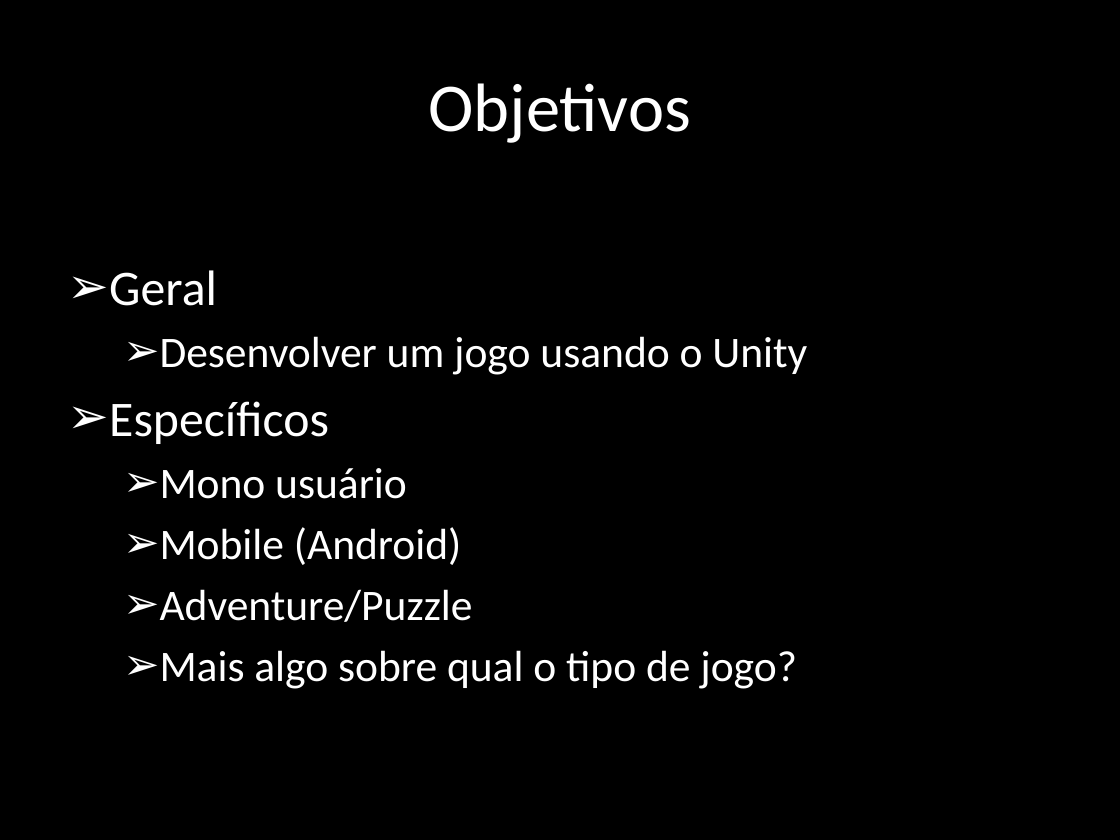
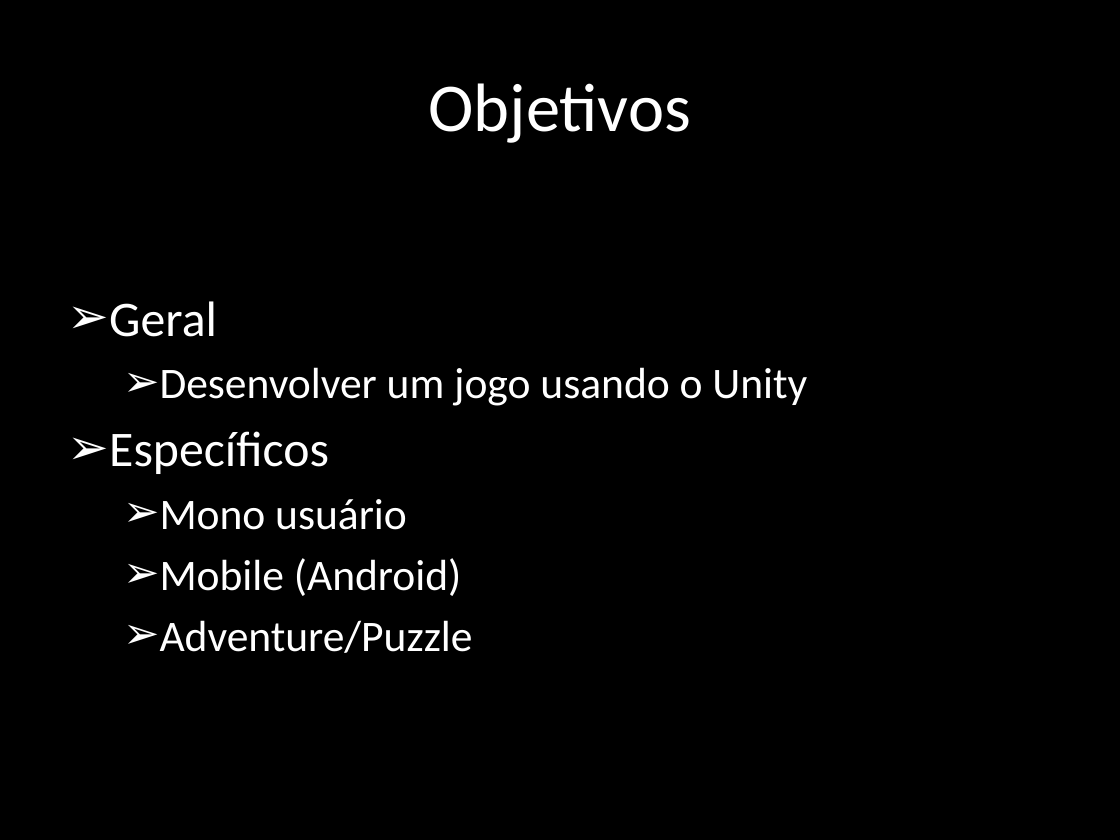
Before and after one commit to rafaelmoura0402/rafaelTCC, a slide deck: slide 6 of pre-projeto/apresentacao.pptx. Drawn at 1120x840 pixels with LibreOffice and Linux fonts; fonts in the diff are those of the drawing. Boxes give left, top, right and bottom in pixels: in the first picture for what was removed or moved away, otherwise in the second. Text is boxed around its words. In the diff, an @@ line names an element or a change of style, - is before the commit and + after.

Commit message:
Pr-Projeto : adicionado comentários sobre cronograma 	modified:   pre-projeto/apresentacao.pptx

```diff
--- a/pre-projeto/apresentacao.pptx
+++ b/pre-projeto/apresentacao.pptx
@@ text at [160, 650, 797, 689]: paragraph removed @@
-  ➢ Mais algo sobre qual o tipo de jogo?
```
Also in this commit, not shown: 3 other slides changed.
